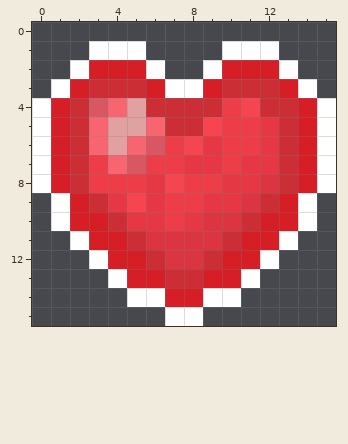
One commit to this pixel-art sprite: BlavsArmoredWarfare/SPRITES/BadgesPatreon.png. The picture above was drawn from the file before the commit.
The file is 16x16 pixels. Colours within 5 levels of each other are drawn and written as one.
And afterwards:
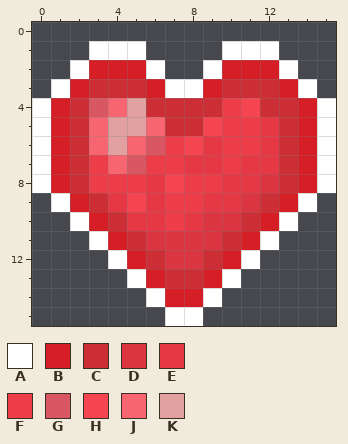
Palette (. is transparent): A #ffffff  B #d51e26  C #cb2e35  D #da3541  E #e53844  F #ed3d49  G #d95763  H #f44551  J #f76670  K #e1a1a1
Edits made:
@@ x 0..15 @@
  9 .ABCEHEFFEEDCBA.
-10 .ABBCEEFEDDCBBA.
-11 ..ABBCDDDDCBBA..
-12 ...ABBCDDCBBA...
-13 ....ABBCCBBA....
-14 .....AABBAA.....
+10 ..ABCEEFEDDCBA..
+11 ...ABCDDDDCBA...
+12 ....ABCDDCBA....
+13 .....ABCCBA.....
+14 ......ABBA......
 15 .......AA.......
